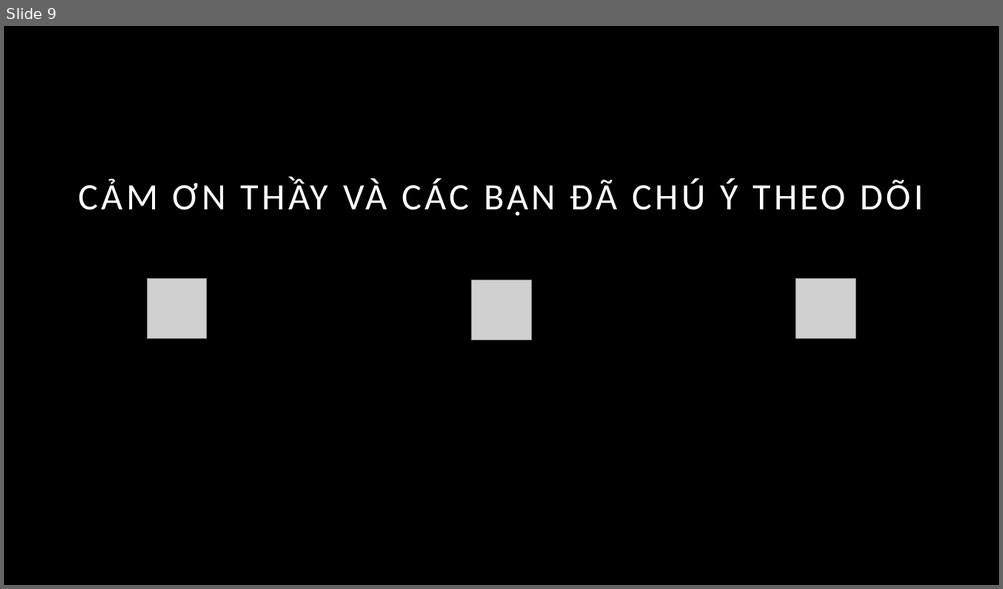
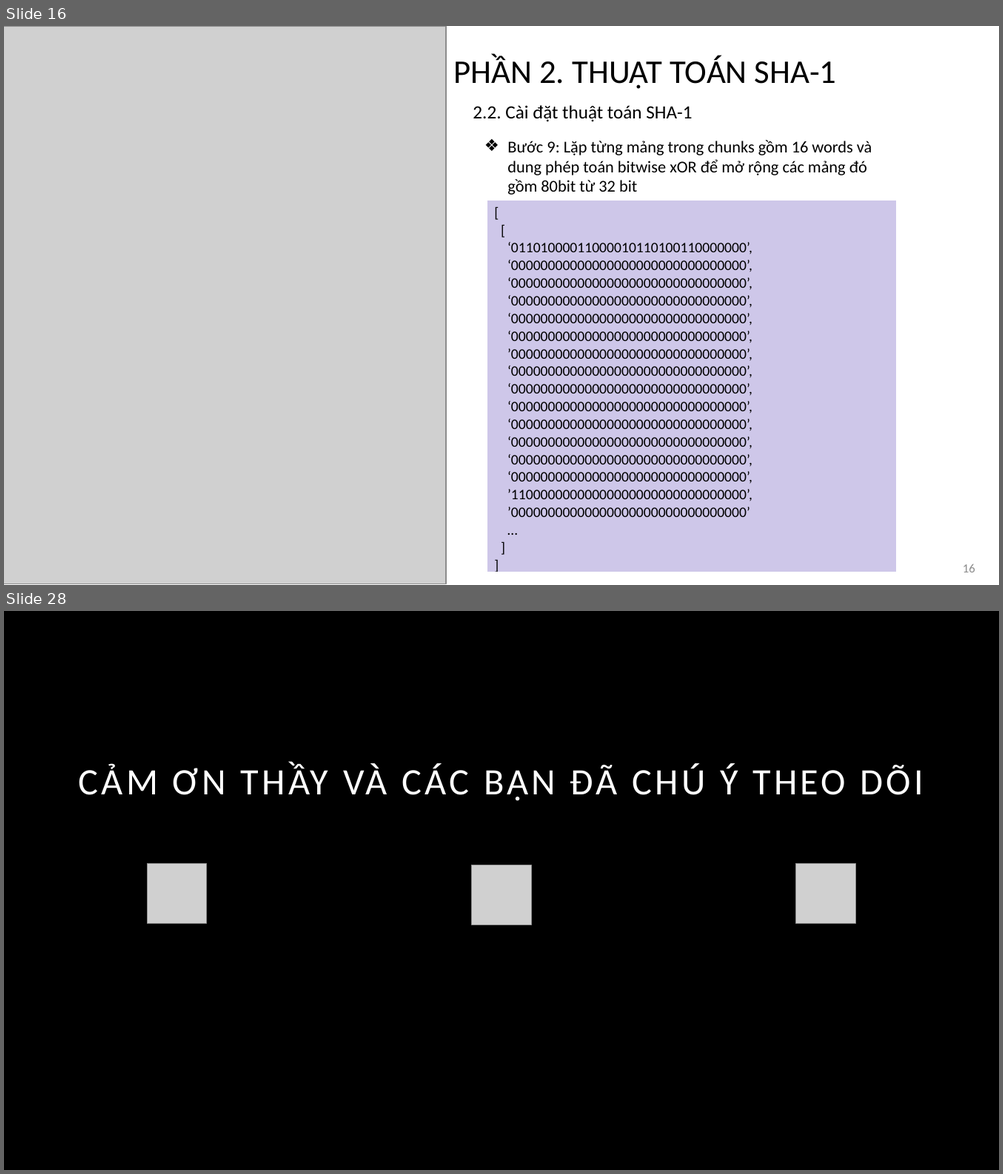
Before and after one commit to ThanhHai99/SGU_AnToanBaoMat, a slide deck: [final]_TT.pptx. Shown one above the other, each under a label of ours: slide 9 before the commit, slides 16 and 28 after it; the slides between them are not shown. The pictures are 1003x589 and 1003x1174 pixels, drawn with LibreOffice and Linux fonts; fonts in the diff are those of the drawing; grey boxes stand for pictures; background and template pictures are left out. Boxes give left, top, right and bottom in pixels: in the first picture for what was removed or moved away, otherwise in the second. Text is boxed around its words. In the diff, an @@ line names an element or a change of style, - is before the commit and + after.

```diff
--- a/[final]_TT.pptx
+++ b/[final]_TT.pptx
@@ slide 16 added at bbox=[4, 26, 999, 585], background #FFFFFF @@
@@ picture added at bbox=[4, 26, 446, 585] @@
@@ title added at bbox=[453, 56, 836, 89], 32 pt, text #000000 @@
+PHẦN 2. THUẬT TOÁN SHA-1
@@ text added at bbox=[472, 105, 691, 122], 18 pt, text #000000 @@
+2.2. Cài đặt thuật toán SHA-1
@@ text added at bbox=[507, 140, 871, 195], 16 pt, text #000000 @@
+❖ Bước 9: Lặp từng mảng trong chunks gồm 16 words và dung phép toán bitwise xOR để mở rộng các mảng đó gồm 80bit từ 32 bit
@@ table added at bbox=[486, 201, 896, 574], 1 rows, 1 columns @@
+[ / [ / ‘01101000011000010110100110000000’, / ‘00000000000000000000000000000000’, / ‘00000000000000000000000000000000’, / ‘00000000000000000000000000000000’, / ‘00000000000000000000000000000000’, / ‘00000000000000000000000000000000’, / ’00000000000000000000000000000000’, / ‘00000000000000000000000000000000’, / ‘00000000000000000000000000000000’, / ‘00000000000000000000000000000000’, / ‘00000000000000000000000000000000’, / ‘00000000000000000000000000000000’, / ‘00000000000000000000000000000000’, / ‘00000000000000000000000000000000’, / ’11000000000000000000000000000000’, / ’00000000000000000000000000000000’ / … / ] / ]
@@ page number added at bbox=[962, 565, 975, 573], 12 pt, text #8C8C8C @@
+16
@@ what was slide 9 is now slide 28 @@
```
Also in this commit, not shown: 2 slides changed, 23 other slides added, 5 slides removed, 2 other files.
